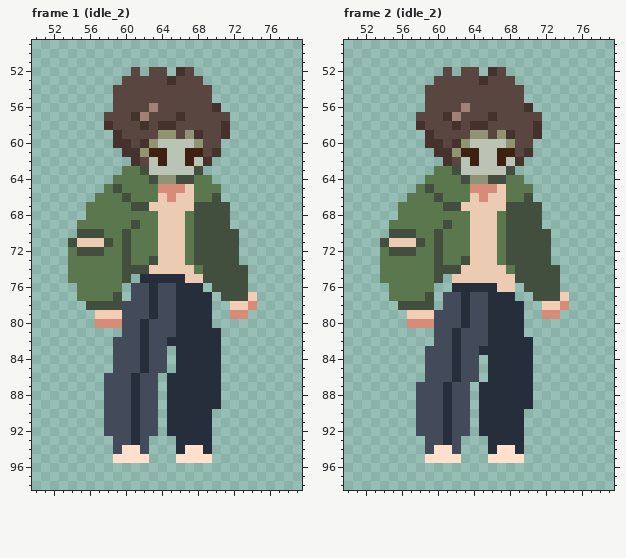
Pixel-art file: Assets/Art/Shelter/Characters/no02_tags/idle_2.aseprite. This is how it looked before the edit.
128x128 pixels, 10 frames. Shown: frame 1 (idle_2): x 50..79, y 49..98; frame 2 (idle_2): x 50..79, y 49..98. The commit also changed other frames, which this record leaves out.
The same view after the edit:
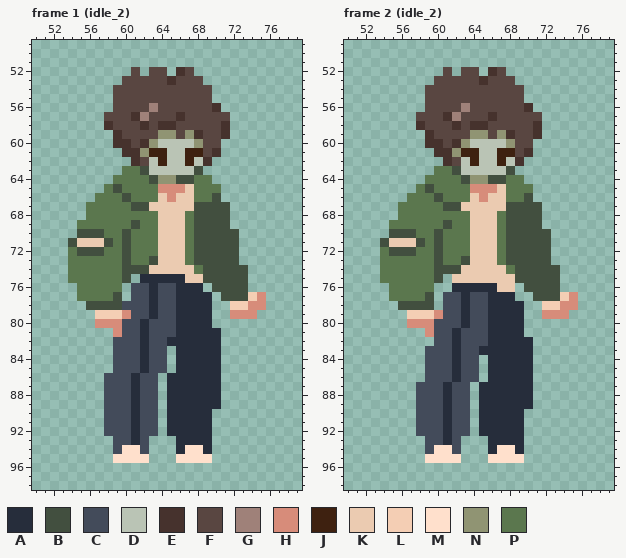
Palette (. is transparent): A #262d3b  B #424f3f  C #434b5a  D #bac4b5  E #46322d  F #594641  G #9f8179  H #d78c7a  J #3e2110  K #ebcbb1  L #f4ceb4  M #ffe0cc  N #909473  P #5b774e
The exact change:
--- frame 1 (idle_2), layer "no2/L_arm"
@@ x 57..77 @@
 76 PPP.CCACCAAA.BBBB....
-77 PPB.CCACCAAAA.BBBL...
-78 BBBCCCACCAAAA..LLH...
-79 LLLCCCACCAAAA..HH....
+77 PPB.CCACCAAAA.BBBLH..
+78 BBBCCCACCAAAA..LLHH..
+79 LLLHCCACCAAAA..HHH...
 80 HHHCCACCCAAAA........
-81 ...CCACCCAAAAA.......
+81 ..HCCACCCAAAAA.......
 82 ..CCCACCAAAAAA.......
--- frame 2 (idle_2), layer "no2/L_arm"
@@ x 57..77 @@
 76 PPP..AAAAAKK.BBBB....
-77 PPB.CCACCAAA..BBBL...
-78 BBB.CCACCAAAA..LLH...
-79 LLLCCCACCAAAA..HH....
+77 PPB.CCACCAAA..BBBLH..
+78 BBB.CCACCAAAA..LLHH..
+79 LLLHCCACCAAAA..HHH...
 80 HHHCCCACCAAAA........
-81 ...CCACCCAAAA........
+81 ..HCCACCCAAAA........
 82 ...CCACCCAAAAA.......
Boxes around the changes in both pictures, in picture pixels (x1, y1, x2, y2):
added: (248, 292, 266, 319)
changed: (113, 310, 131, 337)
added: (560, 292, 578, 319)
changed: (425, 310, 443, 337)
